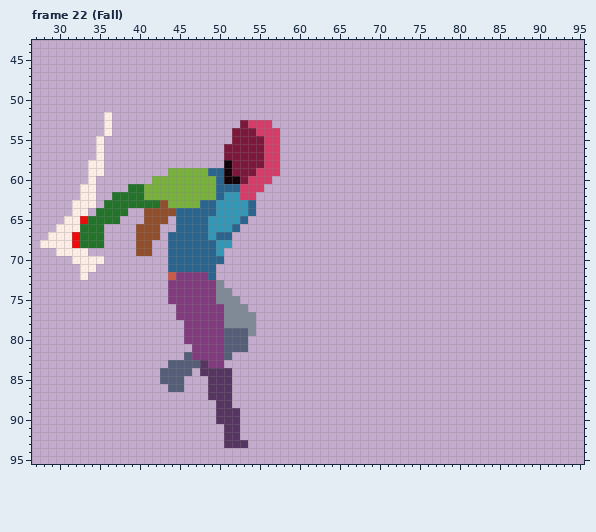
A pixel-art file gets an edit: asset/art/player/Character Blueprint.aseprite. The picture above was drawn from the file before the commit.
96x96 pixels, 36 frames. Shown: frame 22 (Fall): x 27..95, y 43..95. The commit also changed other frames, which this record leaves out.
And afterwards:
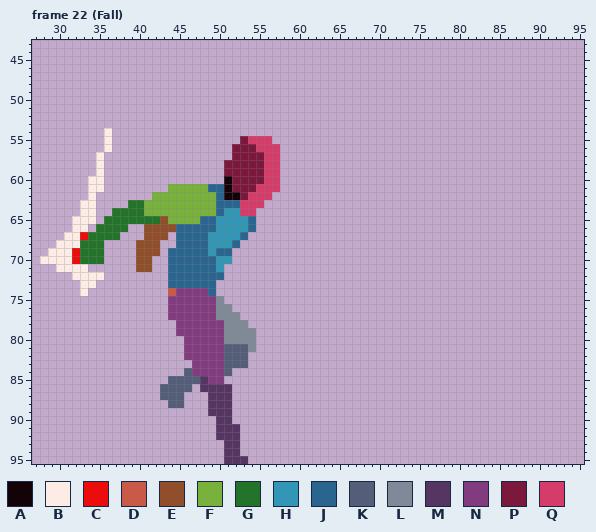
Palette (. is transparent): A #130208  B #fcece5  C #ec0c0c  D #c95a48  E #904e2a  F #78b23c  G #23732b  H #3297b6  J #2a658f  K #555e78  L #7f8998  M #573563  N #813b7e  P #7c183c  Q #d53c6a
The exact change:
--- frame 22 (Fall)
@@ x 27..59 @@
 51 .................................
-52 .........B.......................
-53 .........B................PQQQ...
-54 .........B...............PPPQQQ..
-55 ........B................PPPPQQ..
-56 ........B...............PPPPPQQ..
-57 ........B...............PPPPPQQ..
-58 .......BB...............APPPPQQ..
-59 .......BB........FFFFFJJAPPPQQQ..
-60 .......B.......FFFFFFFFJAAPQQQ...
-61 ......BB....GGFFFFFFFFFJJJQQQ....
-62 ......BB..GGGGFFFFFFFFFJHHQQ.....
-63 .....BBB.GGGGGGGEFFFFJJHHHHJ.....
-64 .....BB.GGGG..EEEEJJJJJHHHHJ.....
-65 ....BBCGGGG...EEE.JJJJHHHHJ......
-66 ...BBBGGG....EEE..JJJJHHHJ.......
-67 ..BBBCGGG....EEE.JJJJJHJJ........
-68 .BBBBCGGG....EE..JJJJJJHH........
-69 ...BBBB......EE..JJJJJJH.........
-70 .....BBBB........JJJJJJJ.........
-71 ......BB.........JJJJJJ..........
-72 ......B..........DNNNNJ..........
-73 .................NNNNNNL.........
-74 .................NNNNNNLL........
-75 .................NNNNNNLLL.......
-76 ..................NNNNNNLLL......
-77 ..................NNNNNNLLLL.....
-78 ...................NNNNNLLLL.....
-79 ...................NNNNNKKKL.....
-80 ...................NNNNNKKK......
-81 ....................NNNNKKK......
-82 ...................KNNNNK........
-83 .................KKKKMNN.........
-84 ................KKKK.MMMM........
-85 ................KKK...MMM........
-86 .................KK...MMM........
-87 ......................MMM........
-88 .......................MM........
-89 .......................MMM.......
-90 .......................MMM.......
-91 ........................MM.......
-92 ........................MM.......
-93 ........................MMM......
-94 .................................
-95 .................................
+52 .................................
+53 .................................
+54 .........B.......................
+55 .........B................PQQQ...
+56 .........B...............PPPQQQ..
+57 ........B................PPPPQQ..
+58 ........B...............PPPPPQQ..
+59 ........B...............PPPPPQQ..
+60 .......BB...............APPPPQQ..
+61 .......BB........FFFFFJJAPPPQQQ..
+62 .......B.......FFFFFFFFJAAPQQQ...
+63 ......BB....GGFFFFFFFFFJJJQQQ....
+64 ......BB..GGGGFFFFFFFFFJHHQQ.....
+65 .....BBB.GGGGGGGEFFFFJJHHHHJ.....
+66 .....BB.GGGG..EEEEJJJJJHHHHJ.....
+67 ....BBCGGGG...EEE.JJJJHHHHJ......
+68 ...BBBGGG....EEE..JJJJHHHJ.......
+69 ..BBBCGGG....EEE.JJJJJHJJ........
+70 .BBBBCGGG....EE..JJJJJJHH........
+71 ...BBBB......EE..JJJJJJH.........
+72 .....BBBB........JJJJJJJ.........
+73 ......BB.........JJJJJJ..........
+74 ......B..........DNNNNJ..........
+75 .................NNNNNNL.........
+76 .................NNNNNNLL........
+77 .................NNNNNNLLL.......
+78 ..................NNNNNNLLL......
+79 ..................NNNNNNLLLL.....
+80 ...................NNNNNLLLL.....
+81 ...................NNNNNKKKL.....
+82 ...................NNNNNKKK......
+83 ....................NNNNKKK......
+84 ...................KNNNNK........
+85 .................KKKKMNN.........
+86 ................KKKK.MMMM........
+87 ................KKK...MMM........
+88 .................KK...MMM........
+89 ......................MMM........
+90 .......................MM........
+91 .......................MMM.......
+92 .......................MMM.......
+93 ........................MM.......
+94 ........................MM.......
+95 ........................MMM......
